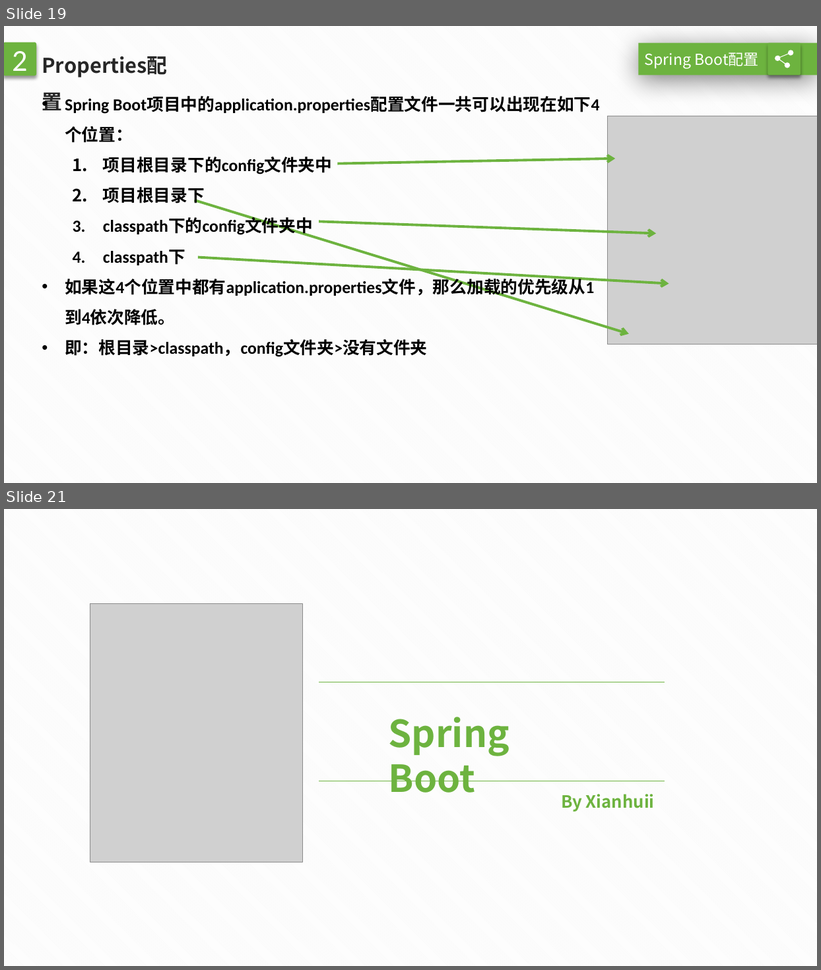
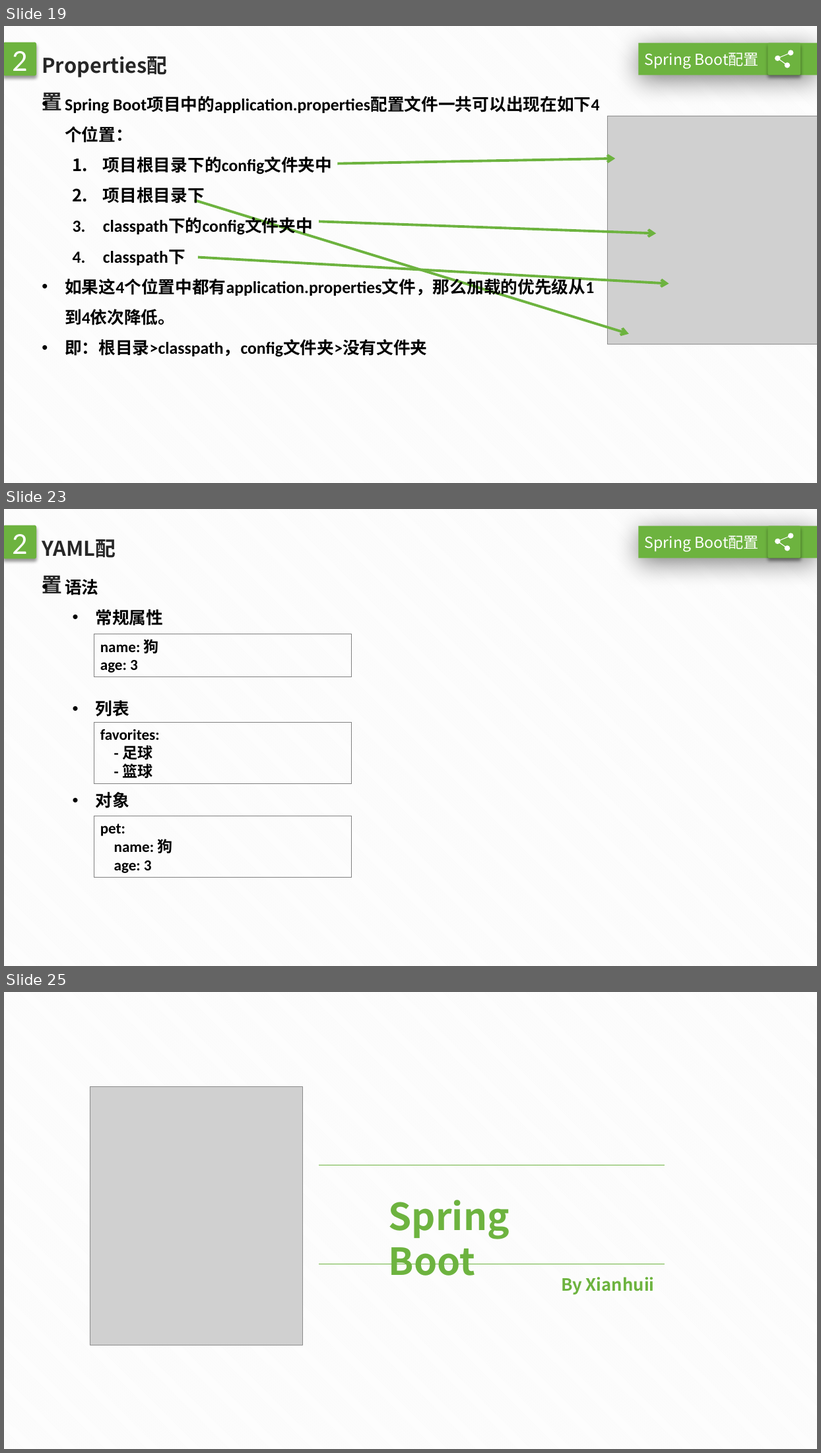
Before and after one commit to Xianhuii/myJava, a slide deck: SpringBoot/SpringBoot.pptx. Shown one above the other, each under a label of ours: slides 19 and 21 before the commit, slides 19, 23 and 25 after it; the slides between them are not shown. The pictures are 821x970 and 821x1453 pixels, drawn with LibreOffice and Linux fonts; fonts in the diff are those of the drawing; grey boxes stand for pictures. Boxes give left, top, right and bottom in pixels: in the first picture for what was removed or moved away, otherwise in the second. Text is boxed around its words. In the diff, an @@ line names an element or a change of style, - is before the commit and + after.

Commit message:
commit spring boot pptx

```diff
--- a/SpringBoot/SpringBoot.pptx
+++ b/SpringBoot/SpringBoot.pptx
@@ slide 23 added at bbox=[4, 509, 817, 966], background pattern #F2F2F2 on #FFFFFF @@
@@ rounded rectangle added at bbox=[4, 525, 36, 559], fill #6DB33F, outline #6DB33F 1 pt, 36 pt, text #FFFFFF @@
+2
@@ text added at bbox=[36, 521, 129, 564], 24 pt, text #262626, bold @@
+YAML配置
@@ rectangle added at bbox=[639, 526, 817, 559], fill #6DB33F @@
@@ rounded rectangle added at bbox=[768, 525, 801, 558], fill #6DB33F @@
@@ text added at bbox=[645, 535, 759, 551], 18 pt, text #FFFFFF @@
+Spring Boot配置
@@ freeform shape added at bbox=[775, 533, 794, 551], fill #FFFFFF @@
@@ text added at bbox=[65, 579, 163, 809], 20 pt, text #000000, bold @@
+• 语法
+  • 常规属性
+  • 列表
+  • 对象
@@ rectangle added at bbox=[94, 634, 352, 677], outline #808080 0.75 pt, 18 pt, text #000000, bold @@
+name: 狗
+age: 3
@@ rectangle added at bbox=[94, 722, 352, 784], outline #808080 0.75 pt, 18 pt, text #000000, bold @@
+favorites:
+- 足球
+- 篮球
@@ rectangle added at bbox=[94, 816, 352, 877], outline #808080 0.75 pt, 18 pt, text #000000, bold @@
+pet:
+name: 狗
+age: 3
@@ what was slide 21 is now slide 25 @@
```
Also in this commit, not shown: 2 slides changed, 3 other slides added.
